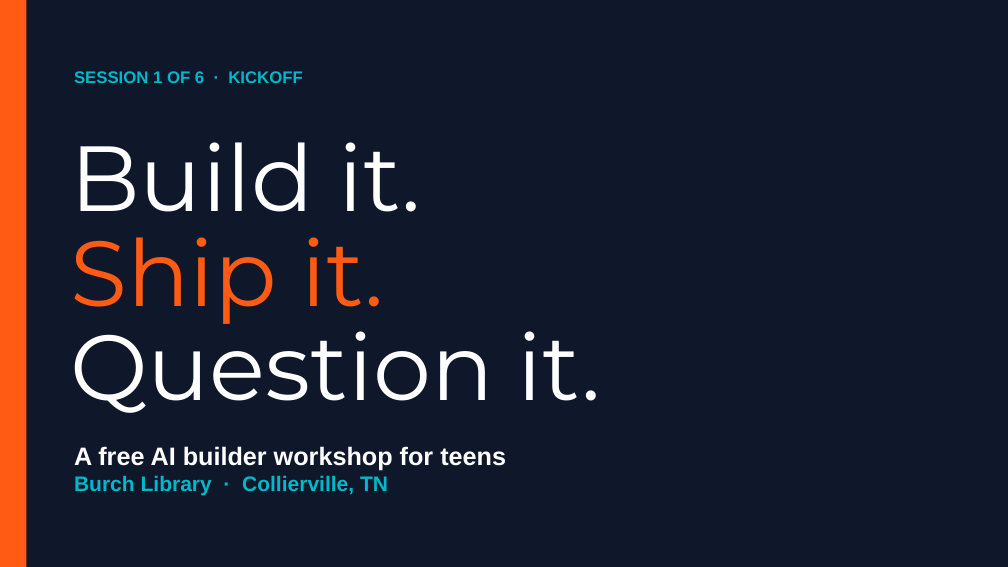
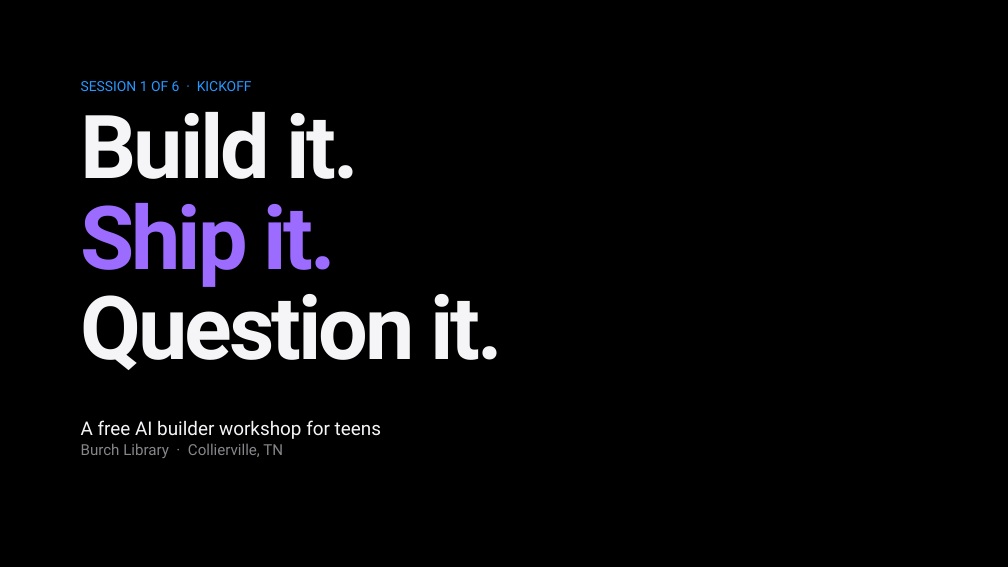
Before and after one commit to siddharthsivaramancode/ai-workshop, a slide deck: slide 1 of slideshows/session-01-kickoff.pptx. Drawn at 1008x567 pixels with LibreOffice and Linux fonts; fonts in the diff are those of the drawing. Boxes give left, top, right and bottom in pixels: in the first picture for what was removed or moved away, otherwise in the second. Text is boxed around its words. In the diff, an @@ line names an element or a change of style, - is before the commit and + after.

```diff
--- a/slideshows/session-01-kickoff.pptx
+++ b/slideshows/session-01-kickoff.pptx
@@ background #0F172A to #000000 @@
@@ rectangle removed at (0,0,26,567) @@
@@ text "SESSION 1 OF 6 · ...": place and size @@
-text "SESSION 1 OF 6 · ..." at (74,71,302,83)
+text "SESSION 1 OF 6 · ..." at (81,81,252,91)
@@ text "SESSION 1 OF 6 · ..." at (81,81,252,91): size 16 to 13.2 pt, font Arial to Roboto, text colour #00B8C9 to #2997FF, bold off; line spacing 1 to 0.9 @@
@@ text "Build it.": place and size @@
-text "Build it." at (70,142,422,212)
+text "Build it." at (81,112,359,179)
@@ text "Build it." at (81,112,359,179): size 88 to 84 pt, font Montserrat to Roboto, text colour #FFFFFF to #F5F5F7, letter spacing 0 to -2.9 pt, bold on; line spacing 1 to 0.77 @@
@@ text "Ship it.": place and size @@
-text "Ship it." at (70,237,384,324)
+text "Ship it." at (81,203,337,287)
@@ text "Ship it." at (81,203,337,287): size 88 to 84 pt, font Montserrat to Roboto, text colour #FF5B14 to gradient #4FA3FF to #9C6BFF to #F06BAA, letter spacing 0 to -2.9 pt, bold on; line spacing 1 to 0.77 @@
@@ text "Question it." at (81,278,504,370): size 88 to 84 pt, font Montserrat to Roboto, text colour #FFFFFF to #F5F5F7, letter spacing 0 to -2.9 pt, bold on; line spacing 1 to 0.77 @@
@@ text "Question it.": place and size @@
-text "Question it." at (70,310,601,413)
+text "Question it." at (81,278,504,370)
@@ text "A free AI builder workshop ...": place and size @@
-text "A free AI builder workshop ..." at (74,446,506,496)
+text "A free AI builder workshop ..." at (81,420,381,458)
@@ text "A free AI builder workshop ..." at (81,420,381,458): size 24 to 18 pt, text colour #FFFFFF to #F5F5F7 in "A free AI builder workshop for teens"; font Arial to Roboto, bold off; size 20 to 14.4 pt, text colour #00B8C9 to #86868B in "Burch Library · Collierville, TN"; line spacing 1 to 1.05 @@
```
Also in this commit, not shown: 21 other slides changed, 1 other file.
